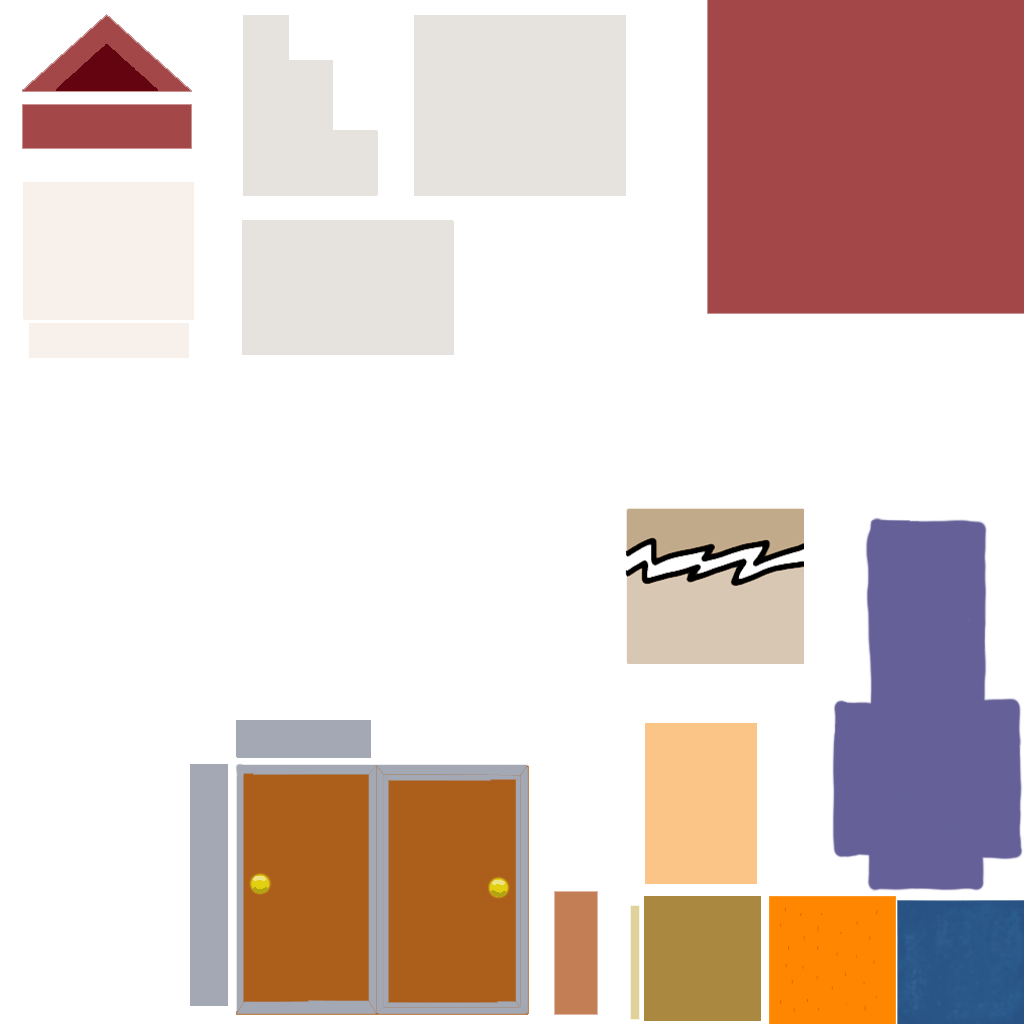
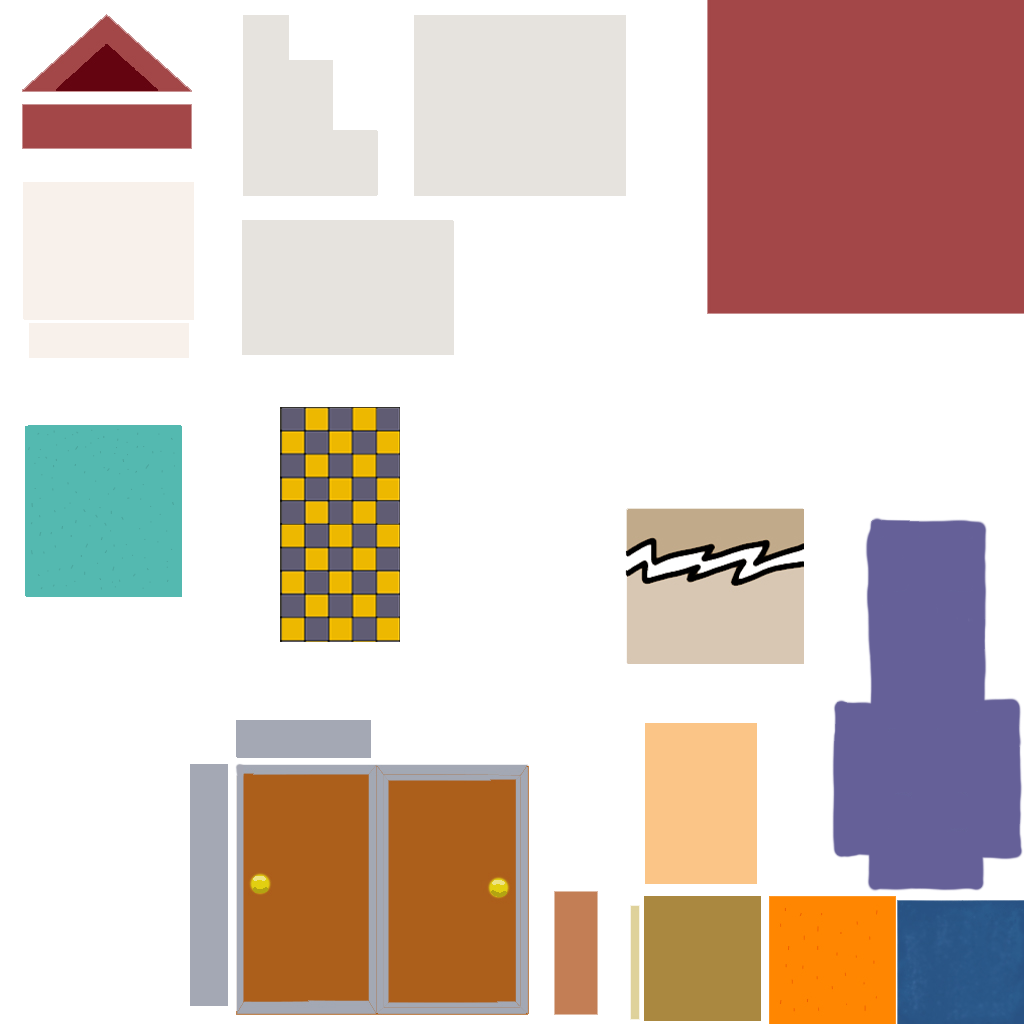
Two versions of the same layered image (1024x1024). Layer-by-layer changes:
added layer "Capa 7" above "Capa 4" over [25, 407, 400, 642]
